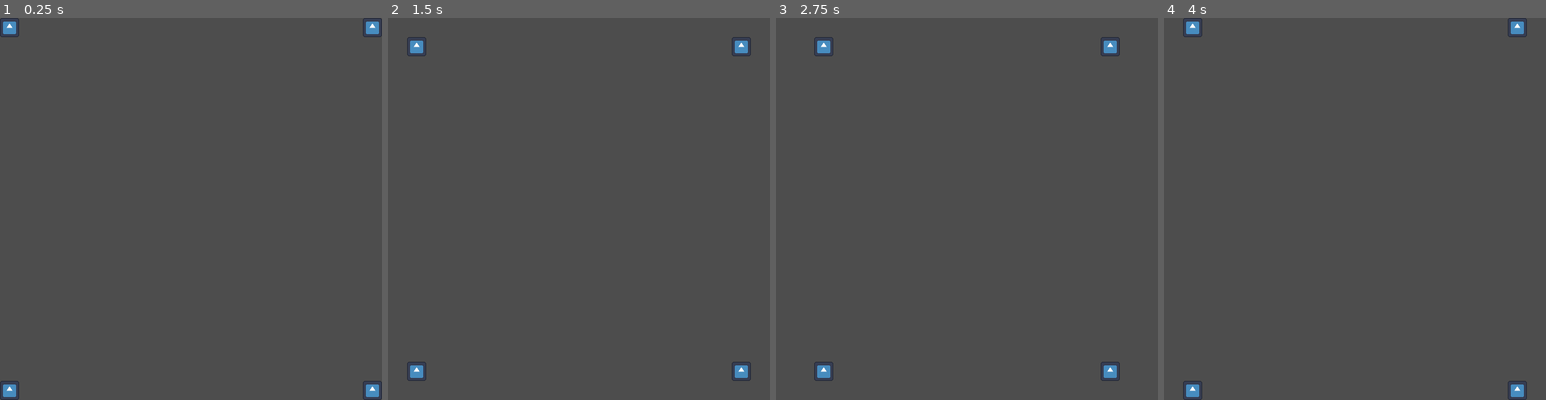
Above: before the commit, frames 1-4 (left to right).
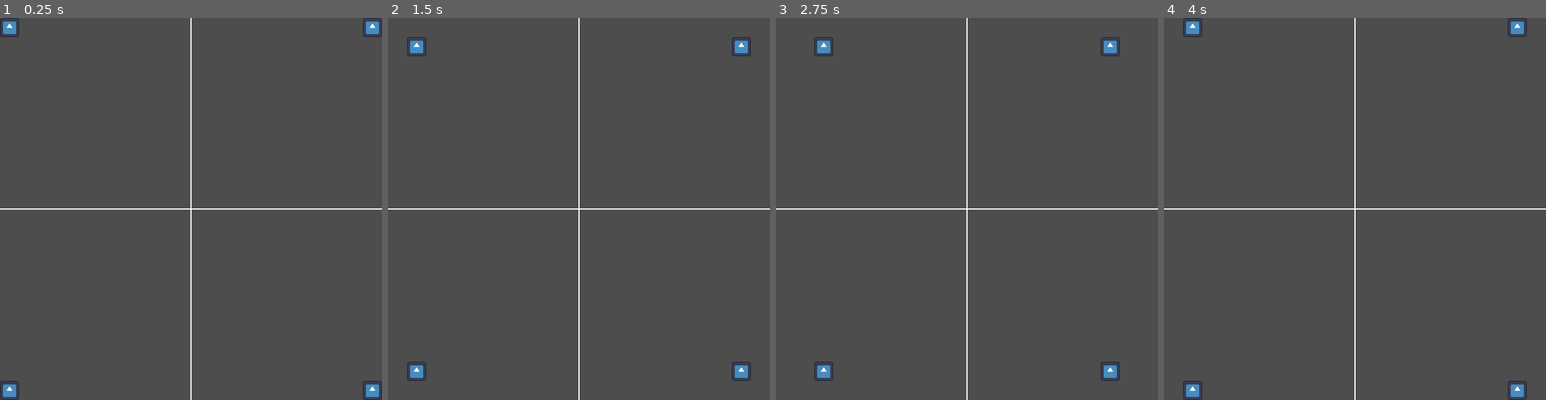
Above: after the commit, the same moments.

Repository: CultistGameDev/gwj75
Game: Godot game, scene res://Scenes/sample_scene.tscn
Two runs of this game, one before a commit and one after it. Both use one fixed random seed, a clock stepped at 60 frames per second and the inputs below. The engine's default icon, where the game draws it, is replaced by a stand-in: a white triangle on a blue panel in a dark square.
Inputs:
- Up to frame 1 (0.25 s): no input
- Up to frame 2 (1.5 s): tap Enter at 0.5 s; hold Right (ui_right) 0.53-1.28 s; tap Space at 1.25 s; hold Down (ui_down) from 1.28 s (still down)
- Up to frame 3 (2.75 s): tap Enter at 2 s; release Down (ui_down) at 2.03 s; hold Right (ui_right) from 2.03 s (still down)
- Up to frame 4 (4 s): tap Space at 2.75 s; release Right (ui_right) at 2.78 s; hold Up (ui_up) 2.78-3.53 s; tap Enter at 3.5 s; hold Left (ui_left) from 3.53 s (still down)

The runs differ from the first frame. In frame 1, 0.6% of the frame differs, in the area x 0-100%, y 0-100%; in frame 2, 0.6%; in frame 3, 0.6%; in frame 4, 0.6%.

Commit message:
Update scenes

Diff:
--- a/Objects/world.tscn
+++ b/Objects/world.tscn
@@ -1,7 +1,8 @@
-[gd_scene load_steps=3 format=3 uid="uid://dw6443v1744w5"]
+[gd_scene load_steps=4 format=3 uid="uid://dw6443v1744w5"]
 
 [ext_resource type="Script" path="res://Scripts/world.gd" id="1_845sx"]
 [ext_resource type="PackedScene" uid="uid://ciwky2uh6i2i4" path="res://Objects/grid.tscn" id="2_cjb61"]
+[ext_resource type="PackedScene" uid="uid://dy5kkmu0ryqpm" path="res://Objects/grid_lines.tscn" id="3_o6438"]
 
 [node name="World" type="Node2D"]
 script = ExtResource("1_845sx")
@@ -13,3 +14,5 @@
 [node name="Grid(0,1)" parent="." instance=ExtResource("2_cjb61")]
 
 [node name="Grid(1,1)" parent="." instance=ExtResource("2_cjb61")]
+
+[node name="GridLines" parent="." instance=ExtResource("3_o6438")]
--- a/Scenes/sample_scene.tscn
+++ b/Scenes/sample_scene.tscn
@@ -5,3 +5,6 @@
 [node name="Node2D" type="Node2D"]
 
 [node name="World" parent="." instance=ExtResource("1_fhoc3")]
+
+[node name="Camera2D" type="Camera2D" parent="."]
+anchor_mode = 0
